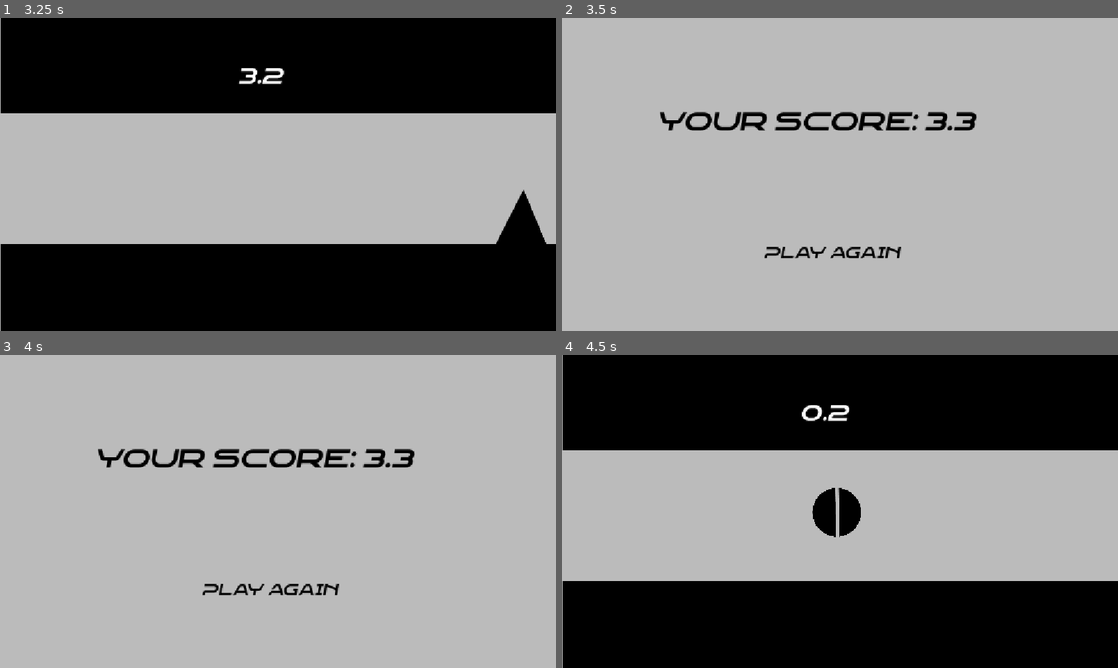
Above: before the commit, frames 1-4 (two rows, left to right).
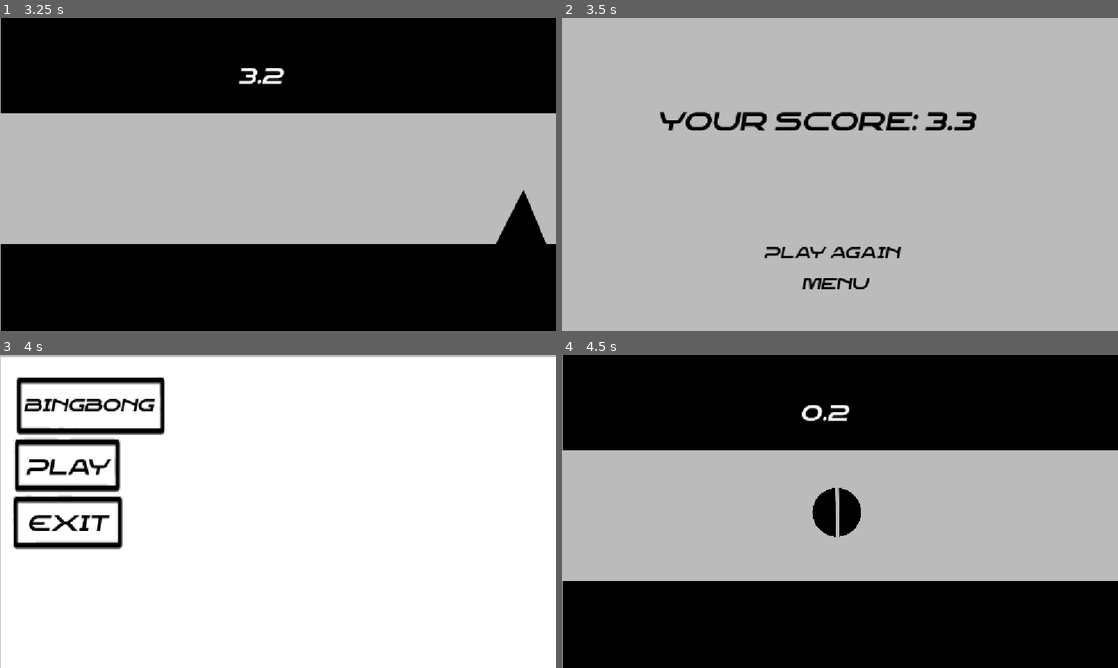
Above: after the commit, the same moments.

Repository: Martycat111/Bingbong
Game: Godot game, scene res://Scenes/game.tscn
The game is run twice, just before and just after one commit, with the same random seed, the same clock (stepped at 60 frames per second) and the same inputs.
Inputs (mouse positions are in pixels of both pictures, inside the frame that each line leads up to):
- Up to frame 1 (3.25 s): hold Right (rotate clockwise) 0.53-1.28 s; tap Left (rotate counterclockwise) at 1.35 s; hold Space (shoot) 2.03-2.78 s; tap Right (rotate clockwise) at 2.85 s
- Up to frame 2 (3.5 s): no input
- Up to frame 3 (4 s): click (272, 621) at 3.5 s, where only the run after the commit has a clickable "Menu"
- Up to frame 4 (4.5 s): click "Play Again" (after the commit: "Play") at 4.25 s

Frame 1 is identical in both runs. In frame 2, 0.3% of the frame differs, in the area x 43-56%, y 83-87%; in frame 3, 99%, in the area x 0-100%, y 0-100%; in frame 4, nothing differs.

Commit message:
menu button score and obstacle three

Diff:
--- a/Scenes/Score.tscn
+++ b/Scenes/Score.tscn
@@ -3,6 +3,7 @@
 [ext_resource type="Script" uid="uid://ctox5syehsbkm" path="res://Scenes/score_label.gd" id="1_5hcfu"]
 [ext_resource type="FontFile" uid="uid://d1bgsers3kqfp" path="res://Rostex-Oblique.otf" id="1_78k8p"]
 [ext_resource type="Script" uid="uid://c3ogvq86pc3fm" path="res://Scenes/playagain.gd" id="3_eixoy"]
+[ext_resource type="Script" uid="uid://cnvejtg1pl1gw" path="res://Scenes/exit.gd" id="4_mr7j5"]
 
 [node name="Score" type="Node2D" unique_id=800223282]
 
@@ -28,4 +29,18 @@
 flat = true
 script = ExtResource("3_eixoy")
 
+[node name="Button2" type="Button" parent="." unique_id=160147070]
+offset_left = 461.0
+offset_top = 482.0
+offset_right = 672.0
+offset_bottom = 620.0
+theme_override_colors/font_color = Color(0, 0, 0, 1)
+theme_override_fonts/font = ExtResource("1_78k8p")
+theme_override_font_sizes/font_size = 33
+text = "Menu
+"
+flat = true
+script = ExtResource("4_mr7j5")
+
 [connection signal="pressed" from="Button" to="Button" method="_on_pressed"]
+[connection signal="pressed" from="Button2" to="Button2" method="_on_exit_pressed"]
--- /dev/null
+++ b/Scenes/exit.gd
@@ -0,0 +1,15 @@
+extends Button
+
+
+# Called when the node enters the scene tree for the first time.
+func _ready() -> void:
+	pass # Replace with function body.
+
+
+# Called every frame. 'delta' is the elapsed time since the previous frame.
+func _process(delta: float) -> void:
+	pass
+
+
+func _on_exit_pressed() -> void:
+	get_tree().change_scene_to_file("res://Scenes/menu.tscn")
--- a/Scenes/score_label.gd
+++ b/Scenes/score_label.gd
@@ -10,3 +10,7 @@
 # Called every frame. 'delta' is the elapsed time since the previous frame.
 func _process(delta: float) -> void:
 	pass
+
+
+func _on_exit_pressed() -> void:
+	pass # Replace with function body.
Binary file added: Assets/obstacle3.png
Not shown, added: Assets/obstacle3.png.import
Not shown, added: Scenes/exit.gd.uid
